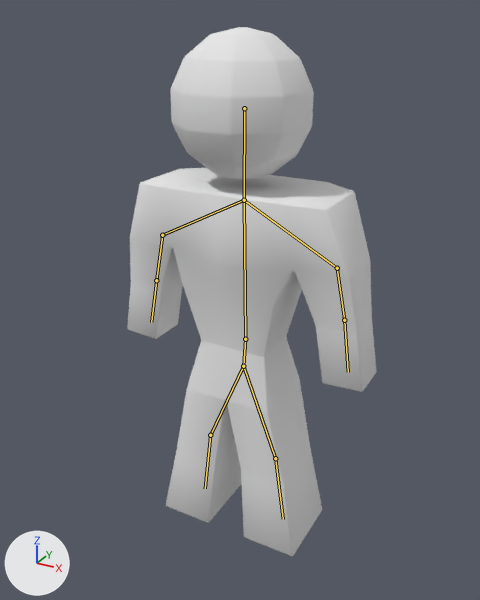
An edit to the Blender file Assets/Models/dudeBlender.blend, drawn before and after from the same camera.
The view is the same before and after, from a 50 mm lens placed at (4.46, -8.25, 8.03), pointed at (-0.11, 0.07, 3.87). The lights are fixed; the arrows at lower left show +X, +Y and +Z. The bones that bend it are drawn over the model as lines.
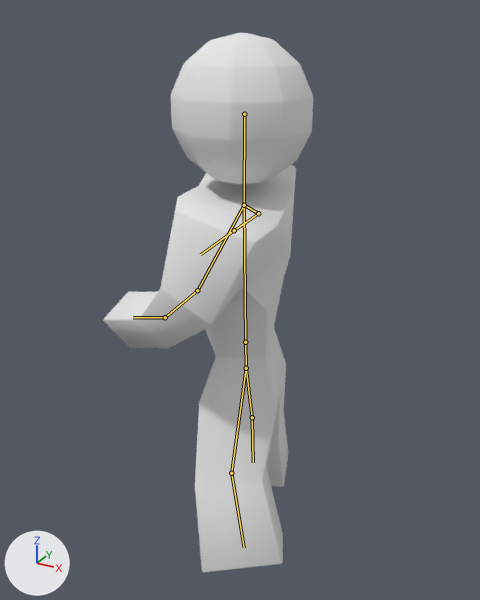
The newer file adds an action. The first version stands in its rest pose; the second is drawn at frame 8 of the action 'Melt'.

What the commit changed:
Bone 'Bone' (bone_bone) moves from (0.0, 0.0, 0.0) to (0.0, 0.07, 0.0).
Bone 'Bone.001' (bone_bone_001) turns from (0, 0, 0) to (-23, 13, -78) degrees about its own x, y and z.
Bone 'Bone.002' (bone_bone_002) turns from (0, 0, 0) to (-20, -9, -30) degrees about its own x, y and z.
Bone 'Bone.003' (bone_bone_003) turns from (0, 0, 0) to (-15, -11, -17) degrees about its own x, y and z.
Bone 'Bone.004' (bone_bone_004) turns from (0, 0, 0) to (-10, 20, -67) degrees about its own x, y and z.
Bone 'Bone.005' (bone_bone_005) turns from (0, 0, 0) to (23, 5, 47) degrees about its own x, y and z.
Bone 'Bone.006' (bone_bone_006) turns from (0, 0, 0) to (-32, 18, 1) degrees about its own x, y and z.
Bone 'Bone.007' (bone_bone_007) turns from (0, 0, 0) to (-1, 70, 0) degrees about its own x, y and z.
Bone 'Bone.009' (bone_bone_009) turns from (0, 0, 0) to (5, 1, 1) degrees about its own x, y and z.
Bone 'Bone.011' (bone_bone_011) turns from (0, 0, 0) to (6, -4, -5) degrees about its own x, y and z.
Bone 'Bone.012' (bone_bone_012) turns from (0, 0, 0) to (10, 0, 18) degrees about its own x, y and z.

Pixel boxes [x1, y1, x2, y2] of what changed, in the pictures (480 x 600 px):
'Cube', posed (16% narrower): before [127, 27, 377, 556]; after [103, 33, 313, 573]
bone 'Bone', root to tip: before (244, 108) to (244, 200); after (244, 114) to (244, 205)
bone 'Bone.001', root to tip: before (244, 200) to (337, 268); after (244, 205) to (197, 290)
bone 'Bone.002', root to tip: before (337, 268) to (344, 320); after (197, 290) to (165, 317)
bone 'Bone.003', root to tip: before (344, 320) to (348, 372); after (165, 317) to (133, 317)
bone 'Bone.004', root to tip: before (244, 200) to (162, 235); after (244, 205) to (258, 213)
bone 'Bone.005', root to tip: before (162, 235) to (156, 280); after (258, 213) to (234, 230)
bone 'Bone.006', root to tip: before (156, 280) to (151, 322); after (234, 230) to (200, 254)
bone 'Bone.007', root to tip: before (244, 200) to (245, 339); after (244, 205) to (245, 342)
bone 'Bone.009', root to tip: before (243, 366) to (210, 435); after (246, 368) to (252, 417)
bone 'Bone.011', root to tip: before (243, 366) to (275, 458); after (246, 368) to (231, 473)
bone 'Bone.012', root to tip: before (275, 458) to (283, 519); after (231, 473) to (244, 547)
